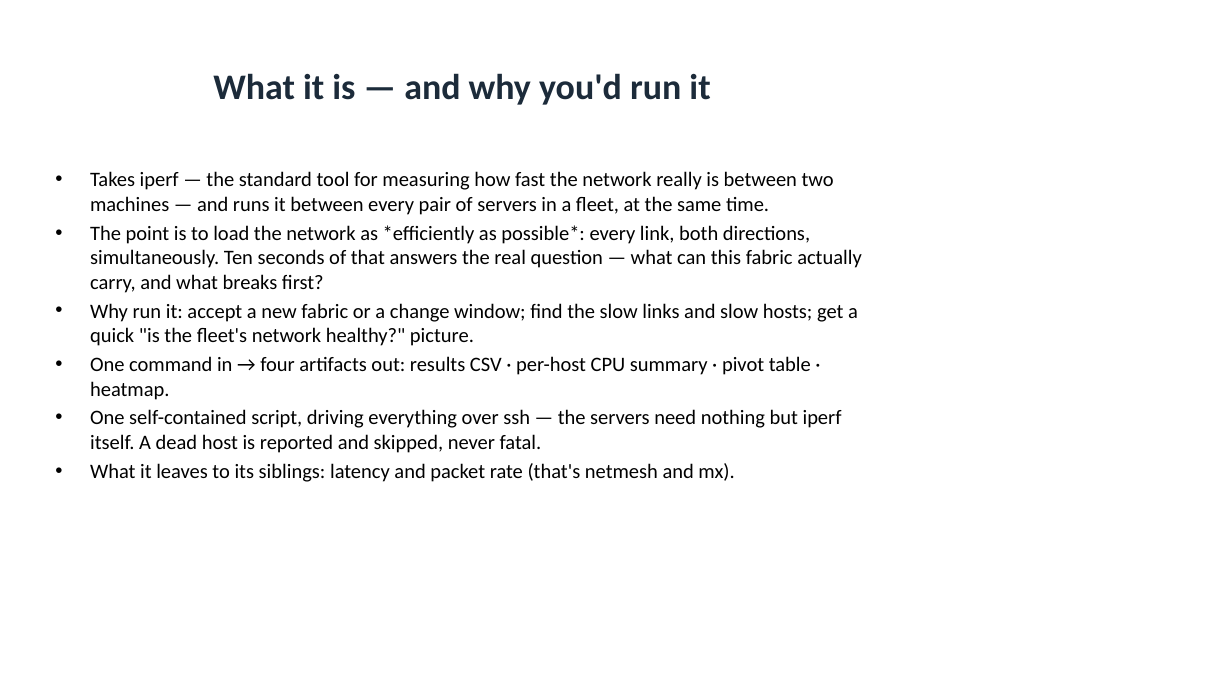
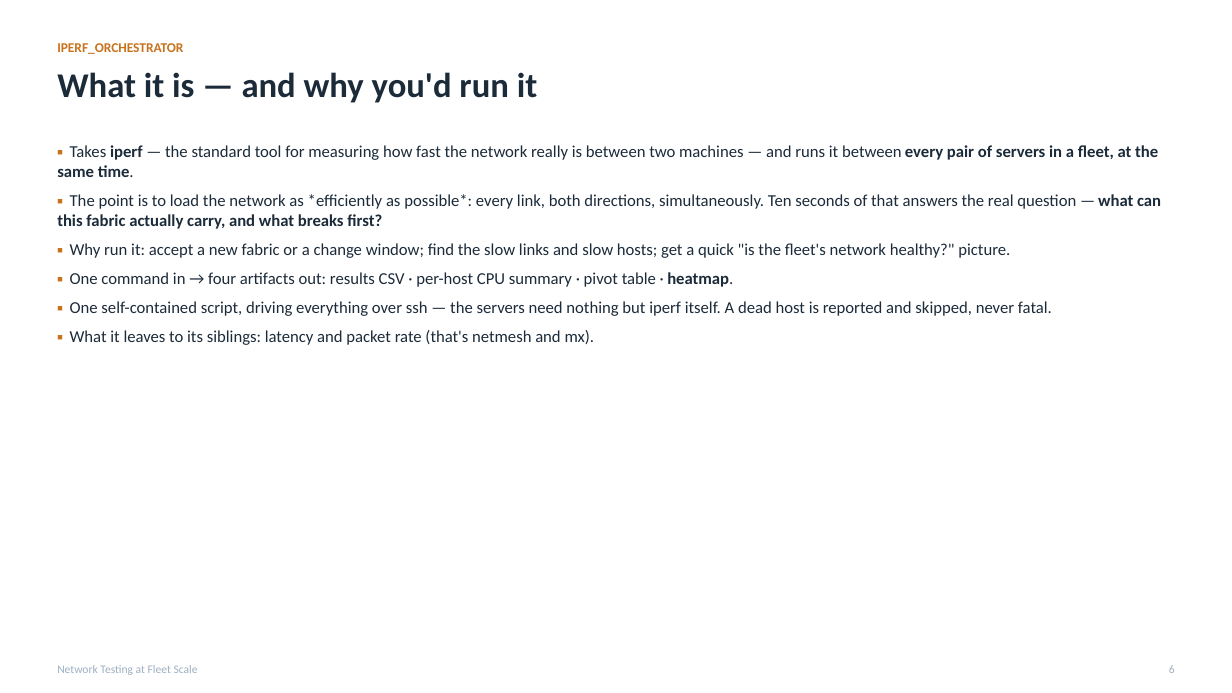
Before and after one commit to MartinGallagher-code/presentations, a slide deck: slide 6 of network-testing/network_testing.pptx. Drawn at 1232x693 pixels with LibreOffice and Linux fonts; fonts in the diff are those of the drawing. Boxes give left, top, right and bottom in pixels: in the first picture for what was removed or moved away, otherwise in the second. Text is boxed around its words. In the diff, an @@ line names an element or a change of style, - is before the commit and + after.

```diff
--- a/network-testing/network_testing.pptx
+++ b/network-testing/network_testing.pptx
@@ text added at box(57, 43, 183, 54), 10.5 pt, text #C8721C, bold @@
+IPERF_ORCHESTRATOR
@@ text "What it is — and ...": place and size @@
-text "What it is — and ..." at box(213, 73, 710, 105)
+text "What it is — and ..." at box(57, 72, 537, 103)
@@ text "What it is — and ..." at box(57, 72, 537, 103): size 28 to 27 pt; alignment centre to left; vertical alignment middle to top @@
@@ text at box(57, 145, 1161, 345): text changed; size 16 to 13 pt; text colour #000000 to #1C2B3A @@
-• Takes iperf — the standard tool for measuring how fast the network really is between two machines — and runs it between every pair of servers in a fleet, at the same time.
-• The point is to load the network as *efficiently as possible*: every link, both directions, simultaneously. Ten seconds of that answers the real question — what can this fabric actually carry, and what breaks first?
-• Why run it: accept a new fabric or a change window; find the slow links and slow hosts; get a quick "is the fleet's network healthy?" picture.
-• One command in → four artifacts out: results CSV · per-host CPU summary · pivot table · heatmap.
-• One self-contained script, driving everything over ssh — the servers need nothing but iperf itself. A dead host is reported and skipped, never fatal.
-• What it leaves to its siblings: latency and packet rate (that's netmesh and mx).
+▪ Takes iperf — the standard tool for measuring how fast the network really is between two machines — and runs it between every pair of servers in a fleet, at the same time.
+▪ The point is to load the network as *efficiently as possible*: every link, both directions, simultaneously. Ten seconds of that answers the real question — what can this fabric actually carry, and what breaks first?
+▪ Why run it: accept a new fabric or a change window; find the slow links and slow hosts; get a quick "is the fleet's network healthy?" picture.
+▪ One command in → four artifacts out: results CSV · per-host CPU summary · pivot table · heatmap.
+▪ One self-contained script, driving everything over ssh — the servers need nothing but iperf itself. A dead host is reported and skipped, never fatal.
+▪ What it leaves to its siblings: latency and packet rate (that's netmesh and mx).
@@ text added at box(57, 665, 198, 675), 9 pt, text #9FB0C1 @@
+Network Testing at Fleet Scale
@@ text added at box(1169, 665, 1175, 673), 9 pt, text #9FB0C1 @@
+6
```
Also in this commit, not shown: 33 other slides changed, 1 slide added, 1 slide removed, 2 other files.
